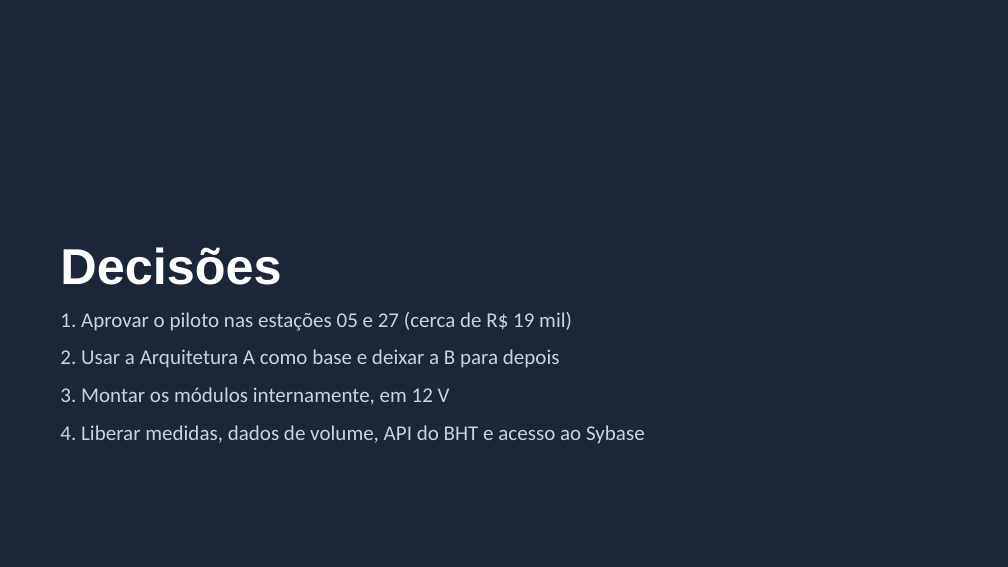
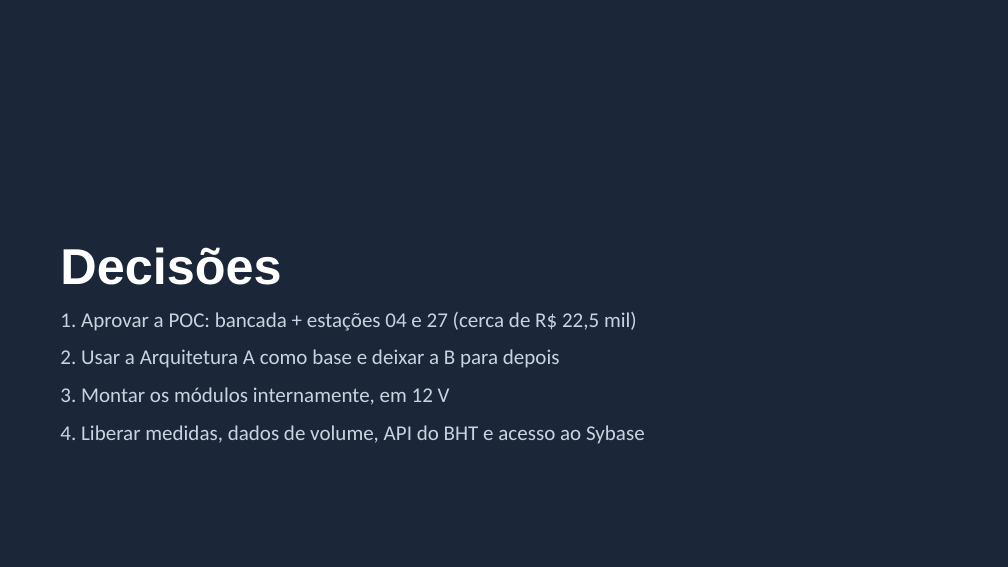
Before and after one commit to jivo88/picking_to_light, a slide deck: slide 23 of projeto/entregaveis/Apresentacao_PTL.pptx. Drawn at 1008x567 pixels with LibreOffice and Linux fonts; fonts in the diff are those of the drawing. Boxes give left, top, right and bottom in pixels: in the first picture for what was removed or moved away, otherwise in the second. Text is boxed around its words. In the diff, an @@ line names an element or a change of style, - is before the commit and + after.

```diff
--- a/projeto/entregaveis/Apresentacao_PTL.pptx
+++ b/projeto/entregaveis/Apresentacao_PTL.pptx
@@ text at [60, 312, 637, 331]: text changed @@
-1. Aprovar o piloto nas estações 05 e 27 (cerca de R$ 19 mil)
+1. Aprovar a POC: bancada + estações 04 e 27 (cerca de R$ 22,5 mil)
```
Also in this commit, not shown: 3 other slides changed, 13 other files.
